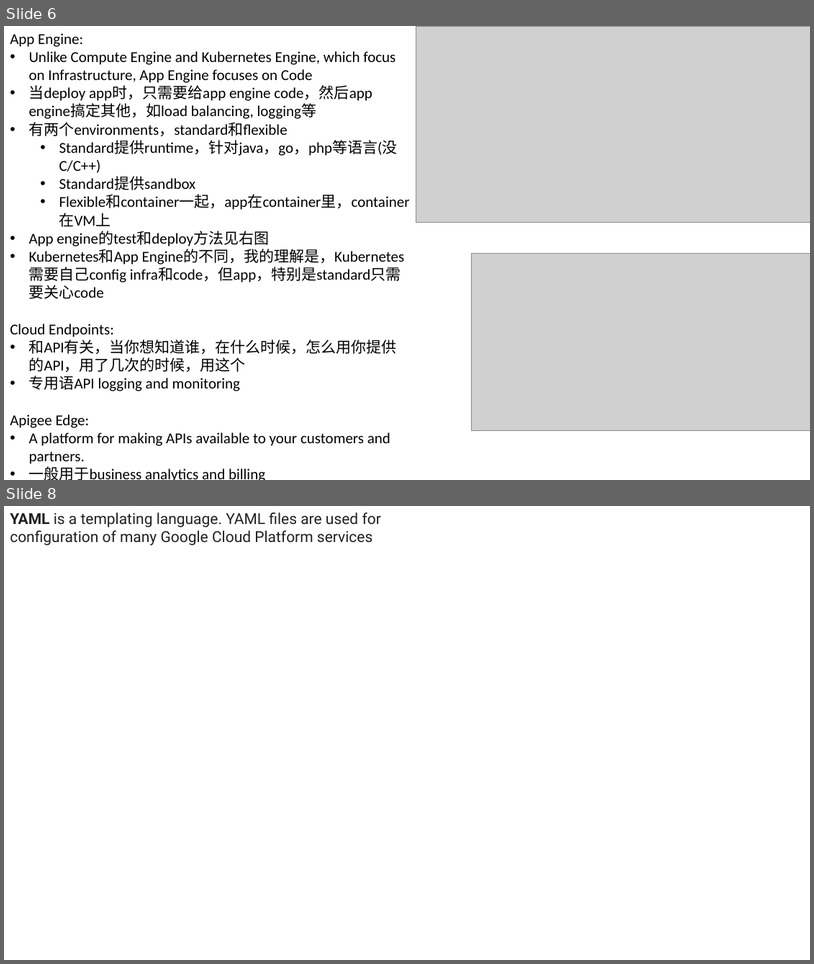
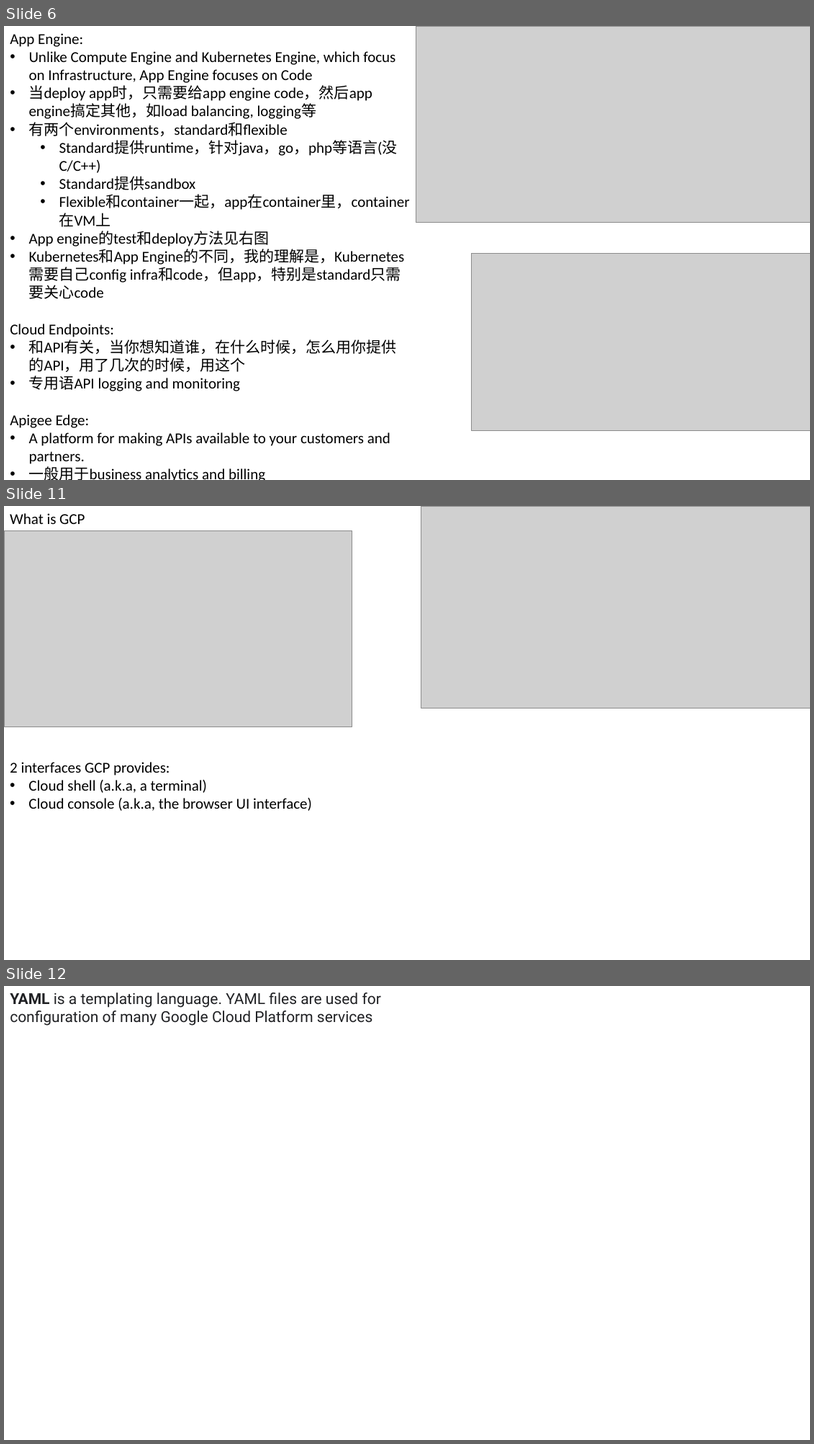
Before and after one commit to legend507/CommonSense, a slide deck: [GCP_Coursera].pptx. Shown one above the other, each under a label of ours: slides 6 and 8 before the commit, slides 6, 11 and 12 after it; the slides between them are not shown. The pictures are 814x964 and 814x1444 pixels, drawn with LibreOffice and Linux fonts; fonts in the diff are those of the drawing; grey boxes stand for pictures. Boxes give left, top, right and bottom in pixels: in the first picture for what was removed or moved away, otherwise in the second. Text is boxed around its words. In the diff, an @@ line names an element or a change of style, - is before the commit and + after.

```diff
--- a/[GCP_Coursera].pptx
+++ b/[GCP_Coursera].pptx
@@ slide 11 added at (4, 506, 810, 960), background #FFFFFF @@
@@ text added at (10, 513, 85, 524), 18 pt, text #000000 @@
+What is GCP
@@ picture added at (422, 506, 810, 708) @@
@@ picture added at (4, 530, 352, 726) @@
@@ text added at (10, 762, 312, 811), 18 pt, text #000000 @@
+2 interfaces GCP provides:
+• Cloud shell (a.k.a, a terminal)
+• Cloud console (a.k.a, the browser UI interface)
@@ what was slide 8 is now slide 12 @@
```
Also in this commit, not shown: 1 slide changed, 4 other slides added, 1 slide removed.
